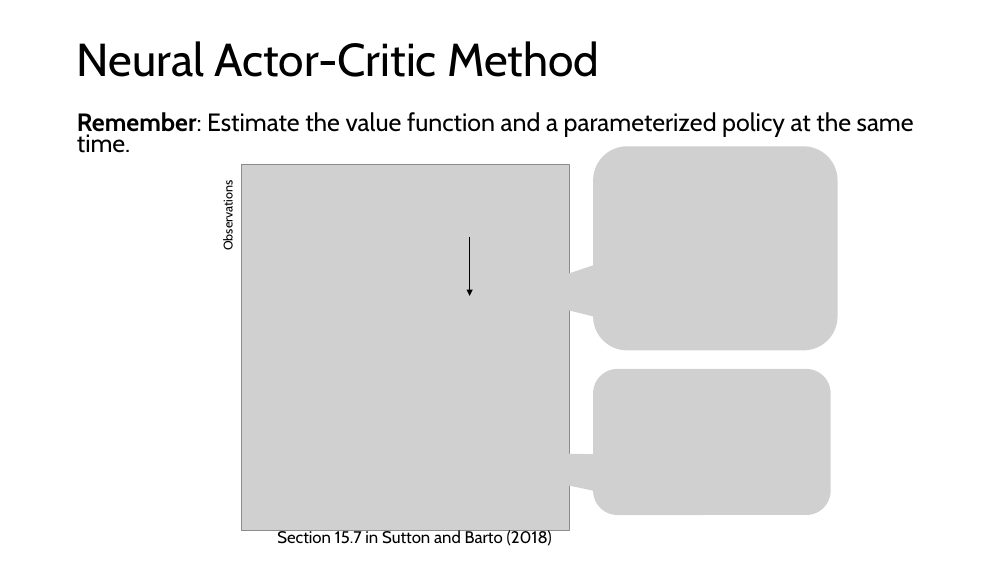
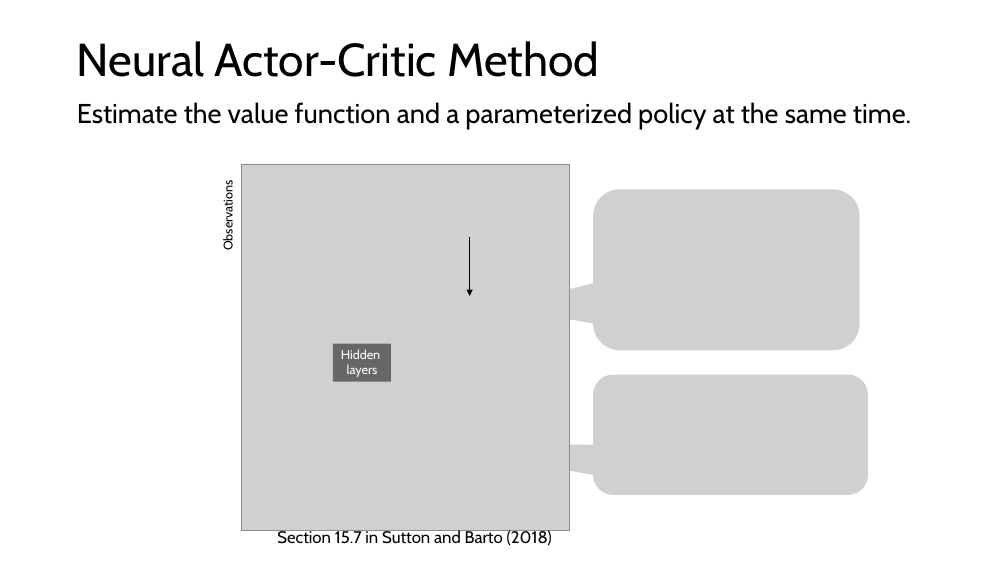
Before and after one commit to mhahsler/Introduction_to_Reinforcement_Learning, a slide deck: slide 24 of slides/Lecture_DRL.pptx (slide 23 before the commit). Drawn at 1008x567 pixels with LibreOffice and Linux fonts; fonts in the diff are those of the drawing; grey boxes stand for pictures. Boxes give left, top, right and bottom in pixels: in the first picture for what was removed or moved away, otherwise in the second. Text is boxed around its words. In the diff, an @@ line names an element or a change of style, - is before the commit and + after.

```diff
--- a/slides/Lecture_DRL.pptx
+++ b/slides/Lecture_DRL.pptx
@@ text at bbox=[77, 102, 911, 130]: text changed; size 23.8 to 25.9 pt @@
-Remember: Estimate the value function and a parameterized policy at the same time.
+Estimate the value function and a parameterized policy at the same time.
@@ picture: place and size @@
-picture at bbox=[594, 146, 838, 350]
+picture at bbox=[594, 189, 861, 350]
@@ picture added at bbox=[351, 294, 374, 343] @@
@@ rectangle added at bbox=[333, 343, 391, 381], fill #000000 at 50% opacity, 12 pt, text #FFFFFF @@
+Hidden
+layers
@@ picture added at bbox=[351, 378, 374, 484] @@
@@ picture: place and size @@
-picture at bbox=[594, 369, 831, 515]
+picture at bbox=[594, 374, 869, 495]
```
Also in this commit, not shown: 4 other slides changed, 1 slide added, 3 other files.
